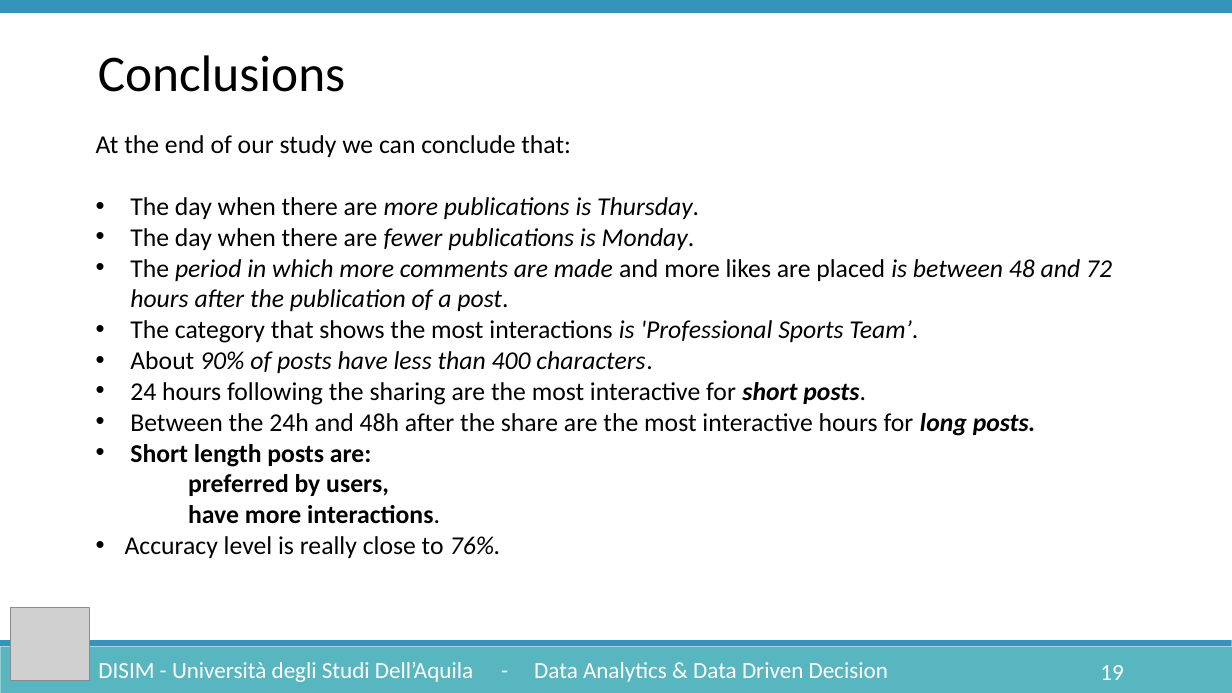
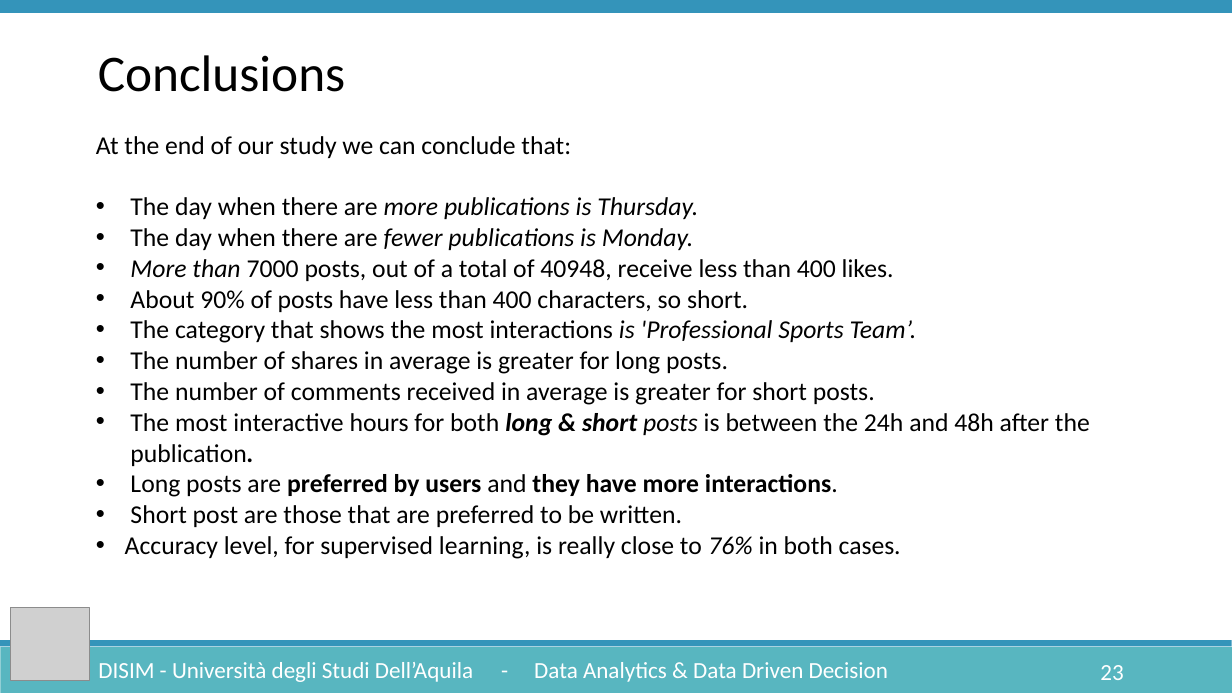
Before and after one commit to Lucgril/Data_Analytics, a slide deck: slide 23 of Documentation/DataAnalytics.pptx (slide 19 before the commit). Drawn at 1232x693 pixels with LibreOffice and Linux fonts; fonts in the diff are those of the drawing; grey boxes stand for pictures. Boxes give left, top, right and bottom in pixels: in the first picture for what was removed or moved away, otherwise in the second. Text is boxed around its words. In the diff, an @@ line names an element or a change of style, - is before the commit and + after.

Commit message:
slides uploaded

```diff
--- a/Documentation/DataAnalytics.pptx
+++ b/Documentation/DataAnalytics.pptx
@@ text at bbox=[130, 259, 894, 312]: text changed; italic off @@
-• The period in which more comments are made and more likes are placed is between 48 and 72 hours after the publication of a post.
+• More than 7000 posts, out of a total of 40948, receive less than 400 likes.
+• About 90% of posts have less than 400 characters, so short.
@@ text at bbox=[125, 351, 1090, 559]: text changed @@
-• About 90% of posts have less than 400 characters.
-• 24 hours following the sharing are the most interactive for short posts.
-• Between the 24h and 48h after the share are the most interactive hours for long posts.
-• Short length posts are:
-preferred by users,
-have more interactions.
-• Accuracy level is really close to 76%.
+• The number of shares in average is greater for long posts.
+• The number of comments received in average is greater for short posts.
+• The most interactive hours for both long & short posts is between the 24h and 48h after the publication.
+• Long posts are preferred by users and they have more interactions.
+• Short post are those that are preferred to be written.
+• Accuracy level, for supervised learning, is really close to 76% in both cases.
@@ page number at bbox=[1100, 665, 1123, 680]: text changed @@
-19
+23
```
Also in this commit, not shown: 10 other slides changed, 5 slides added, 1 slide removed.
